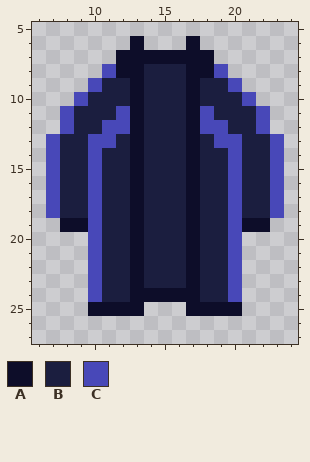
One commit to this pixel-art sprite: Resources/Textures/ADT/Personalization/bolper_trenchcoat.rsi/icon.png. Above, as it was before the edit.
The file is 32x32 pixels. Shown: x 6..24, y 5..27.
Palette (. is transparent): A #0d0d29  B #1b1e3f  C #4848b8
Pixels before, first column x 7:
 6 ......A...A......
 7 .....AAAAAAA.....
 8 ....CAABBBAAC....
 9 ...CBBABBBABBC...
10 ..CBBBABBBABBBC..
11 .CBBBCABBBACBBBC.
12 .CBBCCABBBACCBBC.
13 CBBCCBABBBABCCBBC
14 CBBCBBABBBABBCBBC
15 CBBCBBABBBABBCBBC
16 CBBCBBABBBABBCBBC
17 CBBCBBABBBABBCBBC
18 CBBCBBABBBABBCBBC
19 .AACBBABBBABBCAA.
20 ...CBBABBBABBC...
21 ...CBBABBBABBC...
22 ...CBBABBBABBC...
23 ...CBBABBBABBC...
24 ...CBBAAAAABBC...
25 ...AAAA...AAAA...
Once edited:
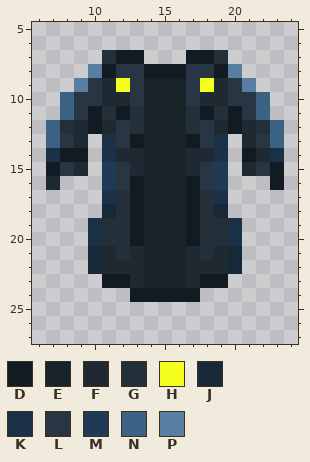
Colours new in this view: D #121b22  E #19232a  F #1e2931  G #23303a  H #f4ff1f  J #172839  K #1b3147  L #273642  M #1f3a55  N #3b6185  P #587ea1
What changed:
Changed rows in their new state; - is an unchanged pixel.
first column x 7:
 6 ------.---.------
 7 ----GDD...DDG----
 8 ---PDLLDDDLLDP---
 9 --PLFHLEEELHFLP--
10 -NLLFFLEEELFFLLN-
11 -NLDGDGEEEGDGDLN-
12 NGFDFLGEEEGLFDFGN
13 NLF.KLDEEEDLK.FLN
14 KDD.KFFEEEFFK.DFK
15 DLF.MLFEEEFLM.FLD
16 F...MLDEEEDLM...D
17 ....KGDEEEDGK....
18 ....JGDEEEDGJ....
19 -..KGGDEEEDGGK..-
20 ---KGGDEEEDGGK---
21 ---JFGFEEEFGFJ---
22 ---JFFFEEEFFFJ---
23 ---.DDFEEEFDD.---
24 ---...DDDDD...---
25 ---....---....---
Changed places in both pictures, as pixel boxes (x1, y1, x2, y2):
changed: (46, 36, 284, 316)
